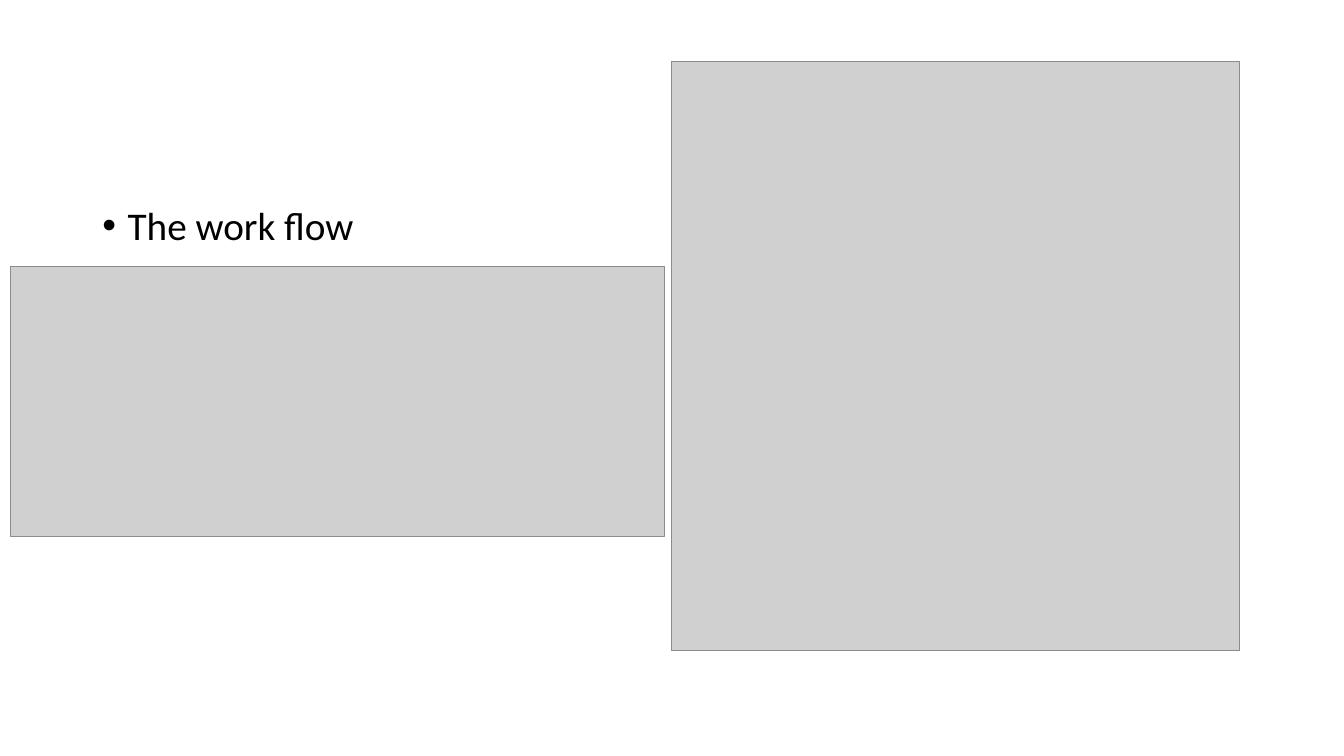
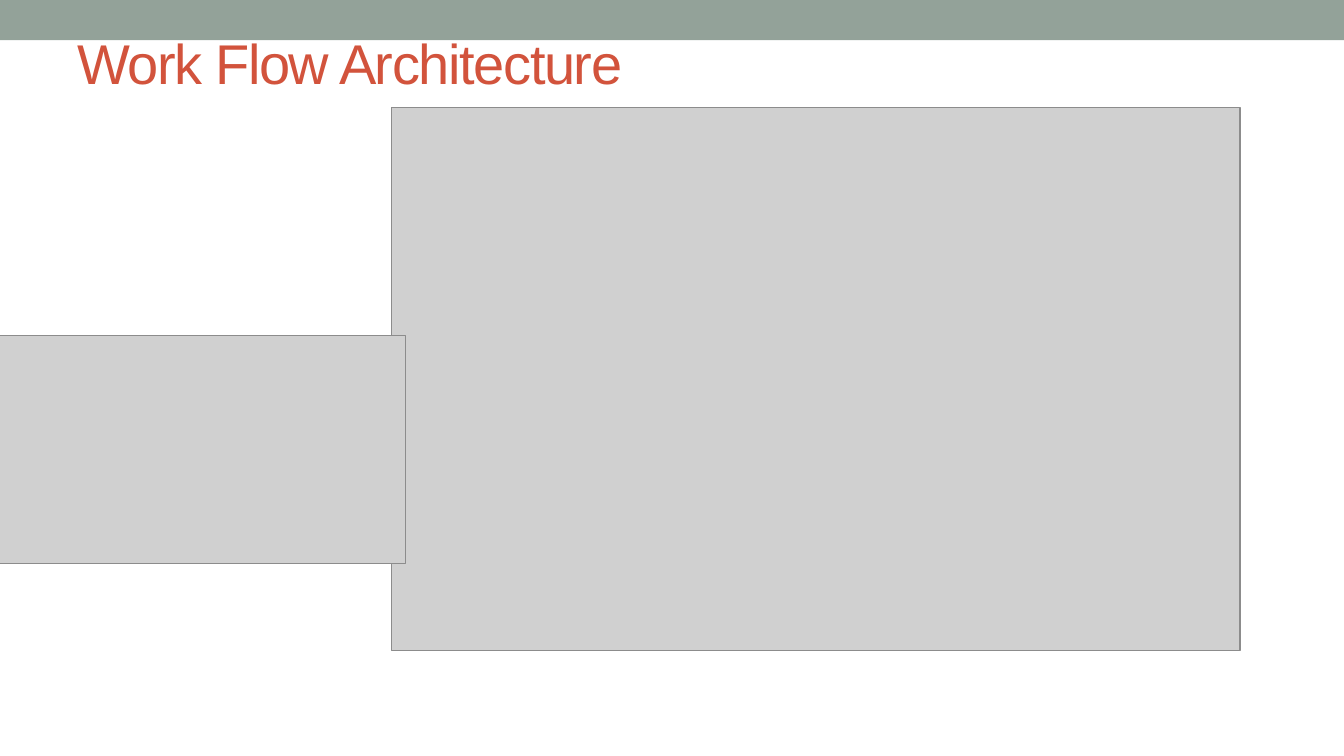
Before and after one commit to mauryaamit90/Liberty.Core, a slide deck: slide 2 of Hackathon.pptx. Drawn at 1344x756 pixels with LibreOffice and Linux fonts; fonts in the diff are those of the drawing; grey boxes stand for pictures. Boxes give left, top, right and bottom in pixels: in the first picture for what was removed or moved away, otherwise in the second. Text is boxed around its words. In the diff, an @@ line names an element or a change of style, - is before the commit and + after.

```diff
--- a/Hackathon.pptx
+++ b/Hackathon.pptx
@@ rectangle added at [0, 0, 1344, 40], fill #93A299 @@
@@ title added at [77, 43, 622, 85], 40 pt, text #D2533C @@
+Work Flow Architecture
@@ picture: place and size @@
-picture at [673, 62, 1241, 650]
+picture at [392, 108, 1241, 651]
@@ text removed at [128, 212, 353, 241] @@
-• The work flow
@@ picture: place and size @@
-picture at [11, 266, 664, 536]
+picture at [0, 336, 405, 564]
```
Also in this commit, not shown: 3 other slides changed, 1 slide added.
